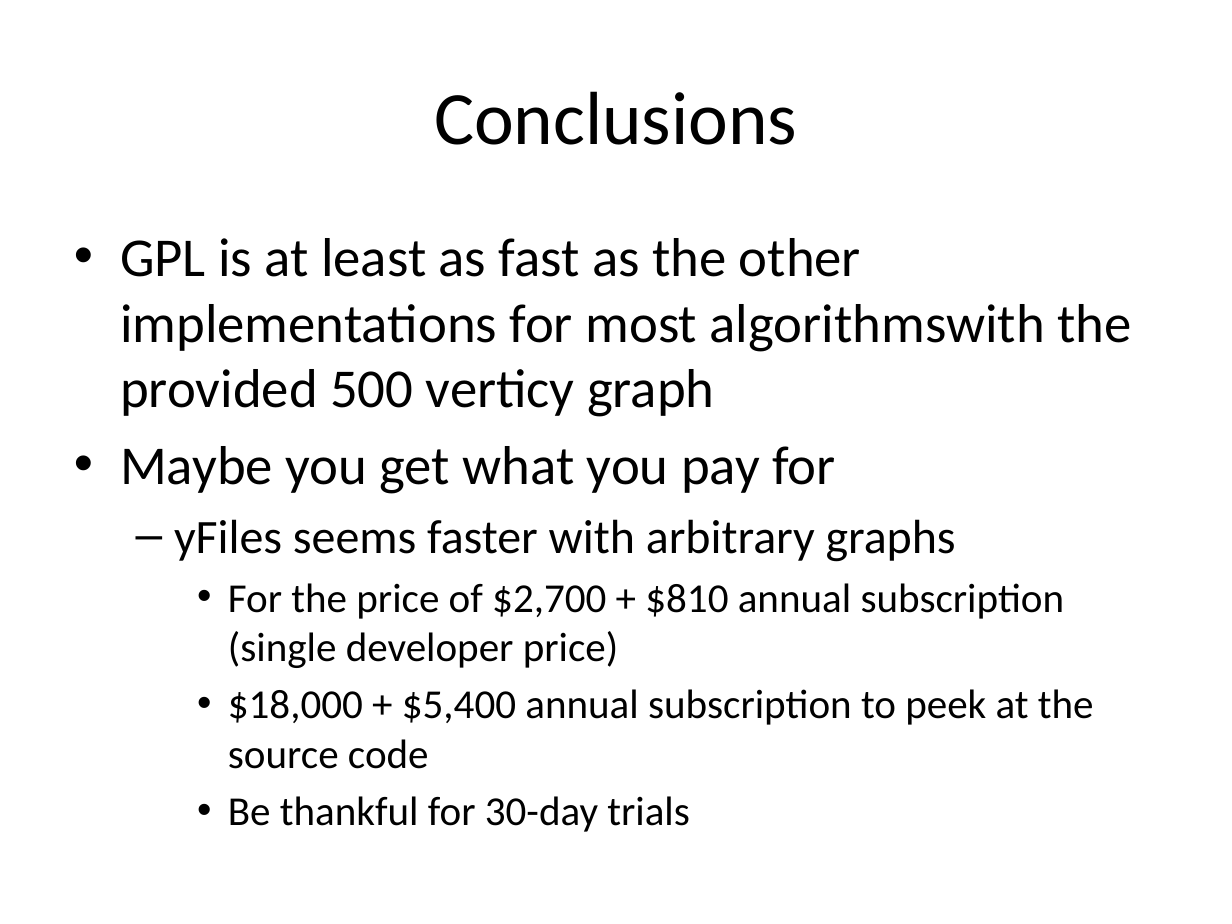
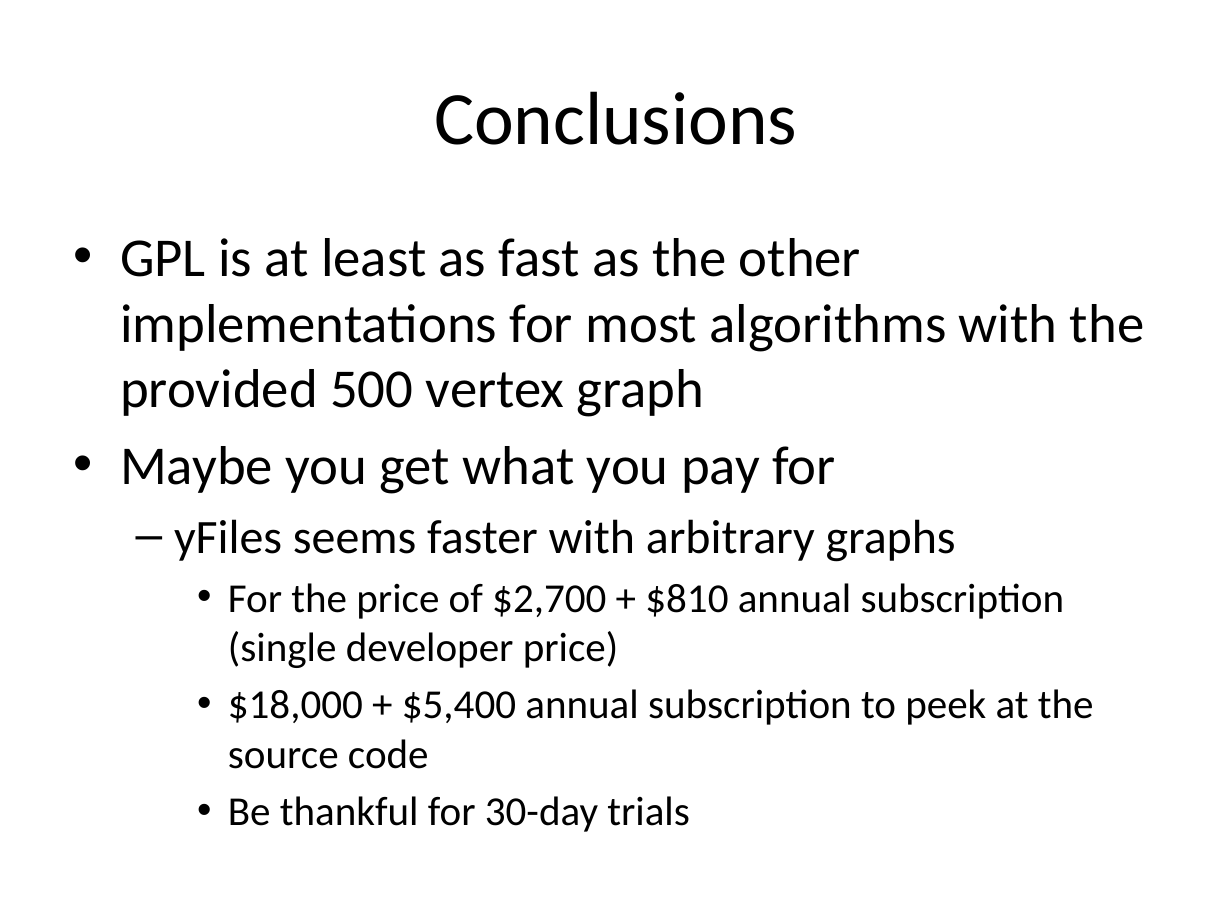
Before and after one commit to toomanyjoes/spring2011-cs392, a slide deck: slide 33 of SamPresentation.pptx (slide 15 before the commit). Drawn at 1232x924 pixels with LibreOffice and Linux fonts; fonts in the diff are those of the drawing. Boxes give left, top, right and bottom in pixels: in the first picture for what was removed or moved away, otherwise in the second. Text is boxed around its words. In the diff, an @@ line names an element or a change of style, - is before the commit and + after.

```diff
--- a/SamPresentation.pptx
+++ b/SamPresentation.pptx
@@ text at box(120, 238, 1144, 417): text changed @@
-• GPL is at least as fast as the other implementations for most algorithmswith the provided 500 verticy graph
+• GPL is at least as fast as the other implementations for most algorithms with the provided 500 vertex graph
```
Also in this commit, not shown: 2 other slides changed, 21 slides added, 3 slides removed, 1 other file.
